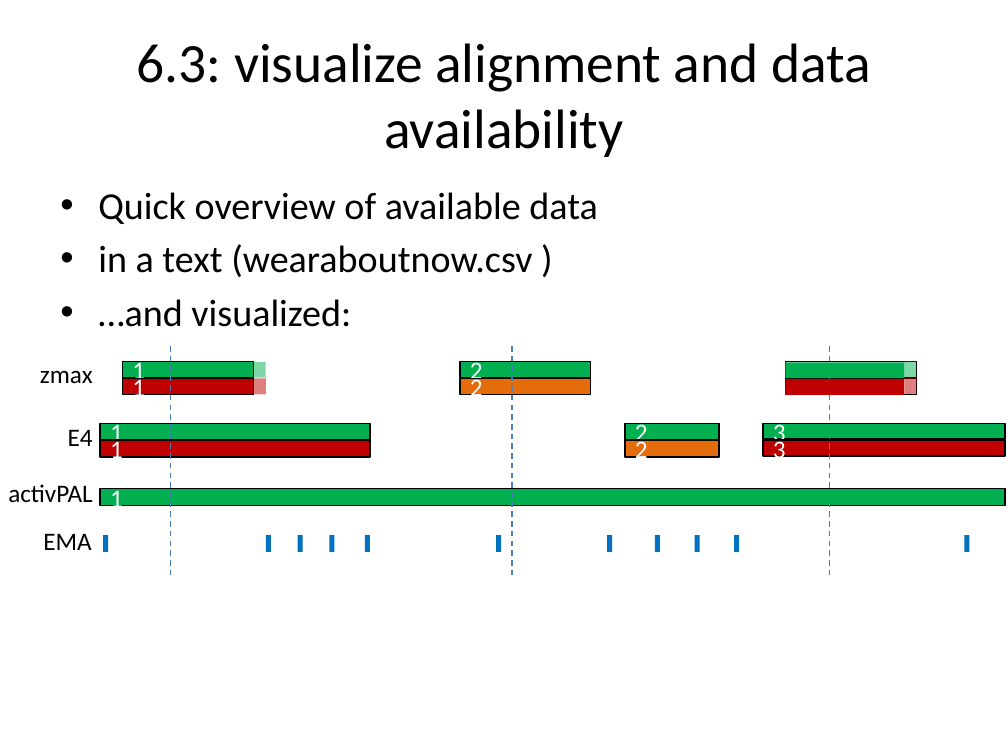
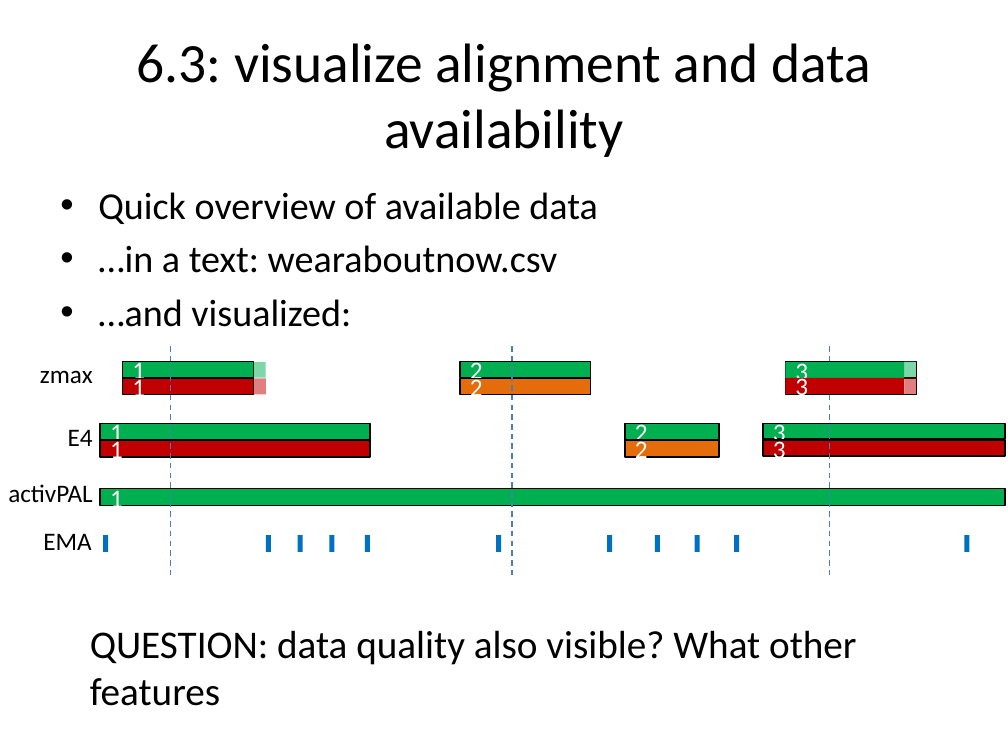
Before and after one commit to raytut/wearanize, a slide deck: slide 21 of snippets/HBS_wearanize.pptx (slide 20 before the commit). Drawn at 1008x756 pixels with LibreOffice and Linux fonts; fonts in the diff are those of the drawing. Boxes give left, top, right and bottom in pixels: in the first picture for what was removed or moved away, otherwise in the second. Text is boxed around its words. In the diff, an @@ line names an element or a change of style, - is before the commit and + after.

```diff
--- a/snippets/HBS_wearanize.pptx
+++ b/snippets/HBS_wearanize.pptx
@@ text at bbox=[98, 245, 558, 273]: text changed @@
-• in a text (wearaboutnow.csv )
+• …in a text: wearaboutnow.csv
@@ rectangle "3": place and size @@
-rectangle "3" at bbox=[785, 362, 916, 378]
+rectangle "3" at bbox=[785, 362, 904, 378]
@@ rectangle "3" at bbox=[785, 362, 904, 378]: fill none to #00B050; outline #000000 1 pt to none @@
@@ rectangle "3": place and size @@
-rectangle "3" at bbox=[785, 379, 916, 395]
+rectangle "3" at bbox=[785, 378, 904, 394]
@@ rectangle "3" at bbox=[785, 378, 904, 394]: fill none to #C00000; outline #000000 1 pt to none @@
@@ rectangle: place and size @@
-rectangle at bbox=[785, 362, 904, 378]
+rectangle at bbox=[785, 362, 916, 378]
@@ rectangle at bbox=[785, 362, 916, 378]: fill #00B050 to none; outline none to #000000 1 pt @@
@@ rectangle: place and size @@
-rectangle at bbox=[785, 379, 904, 395]
+rectangle at bbox=[785, 379, 916, 395]
@@ rectangle at bbox=[785, 379, 916, 395]: fill #C00000 to none; outline none to #000000 1 pt @@
@@ text added at bbox=[90, 630, 856, 706], 28 pt, text #000000 @@
+QUESTION: data quality also visible? What other features
```
Also in this commit, not shown: 20 other slides changed.
